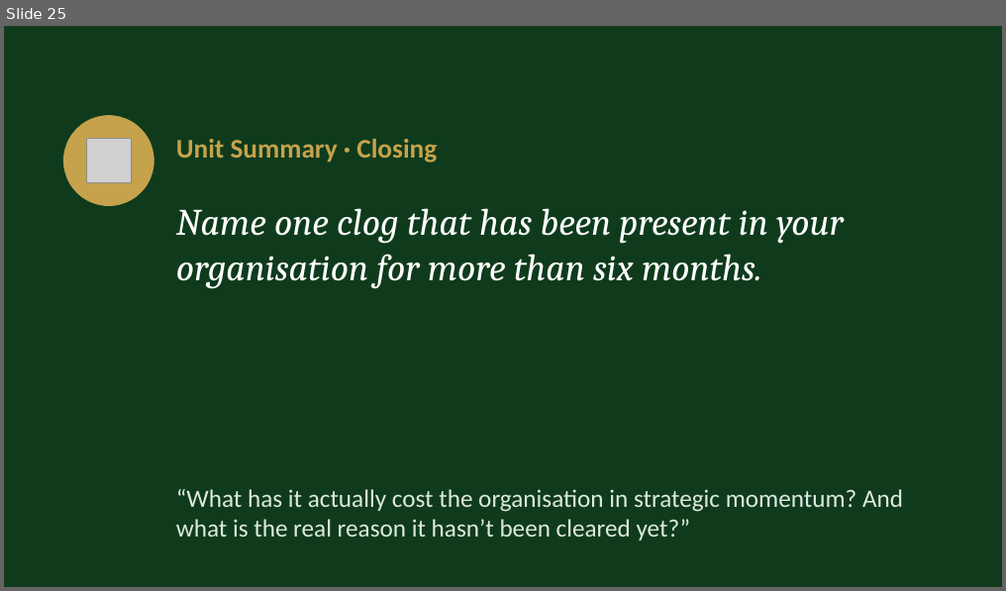
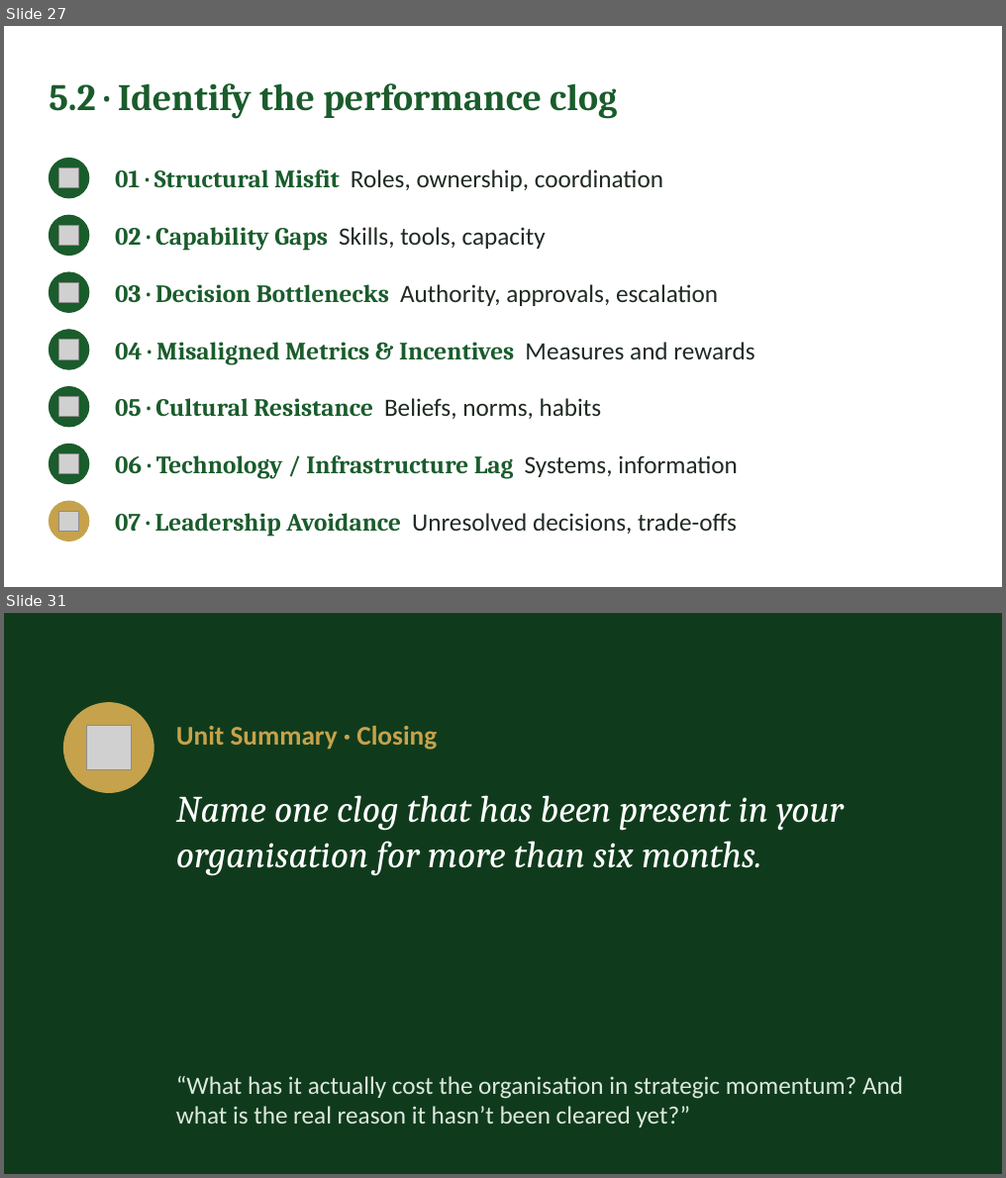
Before and after one commit to IBSL26/ibsl-platform, a slide deck: Unit decks/Unit 09 - Strategic Unclogging.pptx. Shown one above the other, each under a label of ours: slide 25 before the commit, slides 27 and 31 after it; the slides between them are not shown. The pictures are 1006x591 and 1006x1178 pixels, drawn with LibreOffice and Linux fonts; fonts in the diff are those of the drawing; grey boxes stand for pictures. Boxes give left, top, right and bottom in pixels: in the first picture for what was removed or moved away, otherwise in the second. Text is boxed around its words. In the diff, an @@ line names an element or a change of style, - is before the commit and + after.

```diff
--- a/Unit decks/Unit 09 - Strategic Unclogging.pptx
+++ b/Unit decks/Unit 09 - Strategic Unclogging.pptx
@@ slide 27 added at [4, 26, 1002, 587], background #FFFFFF @@
@@ text added at [49, 83, 617, 118], 36 pt, text #1A5C2C, bold @@
+5.2 · Identify the performance clog
@@ ellipse added at [49, 158, 89, 198], fill #1A5C2C, outline #1A5C2C 1 pt @@
@@ picture added at [58, 169, 79, 188] @@
@@ text added at [115, 170, 663, 191], 24 pt, text #1F2A22 @@
+01 · Structural Misfit Roles, ownership, coordination
@@ ellipse added at [49, 215, 89, 256], fill #1A5C2C, outline #1A5C2C 1 pt @@
@@ picture added at [58, 225, 79, 246] @@
@@ text added at [115, 227, 546, 251], 24 pt, text #1F2A22 @@
+02 · Capability Gaps Skills, tools, capacity
@@ ellipse added at [49, 273, 89, 313], fill #1A5C2C, outline #1A5C2C 1 pt @@
@@ picture added at [58, 282, 79, 303] @@
@@ text added at [115, 284, 718, 306], 24 pt, text #1F2A22 @@
+03 · Decision Bottlenecks Authority, approvals, escalation
@@ ellipse added at [49, 330, 89, 371], fill #1A5C2C, outline #1A5C2C 1 pt @@
@@ picture added at [58, 340, 79, 360] @@
@@ text added at [115, 342, 754, 366], 24 pt, text #1A5C2C, bold @@
+04 · Misaligned Metrics & Incentives Measures and rewards
@@ ellipse added at [49, 386, 89, 427], fill #1A5C2C, outline #1A5C2C 1 pt @@
@@ picture added at [58, 397, 79, 417] @@
@@ text added at [115, 398, 602, 419], 24 pt, text #1A5C2C, bold @@
+05 · Cultural Resistance Beliefs, norms, habits
@@ ellipse added at [49, 445, 89, 485], fill #1A5C2C, outline #1A5C2C 1 pt @@
@@ picture added at [58, 455, 79, 474] @@
@@ text added at [115, 456, 738, 479], 24 pt, text #1A5C2C, bold @@
+06 · Technology / Infrastructure Lag Systems, information
@@ ellipse added at [49, 501, 89, 542], fill #C6A24C, outline #C6A24C 1 pt @@
@@ picture added at [58, 511, 79, 531] @@
@@ text added at [115, 513, 737, 537], 24 pt, text #1F2A22 @@
+07 · Leadership Avoidance Unresolved decisions, trade-offs
@@ what was slide 25 is now slide 31 @@
```
Also in this commit, not shown: 12 slides changed, 9 other slides added, 4 slides removed, 29 other files.
